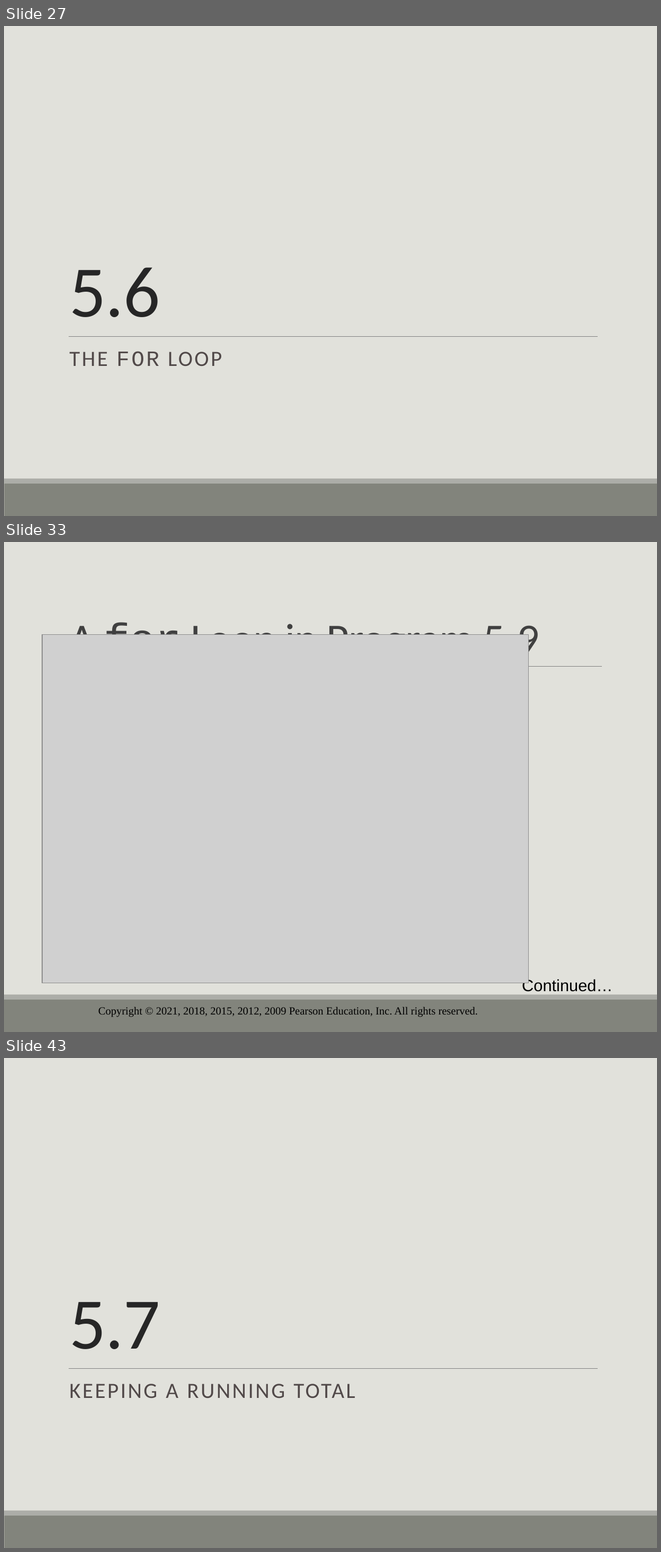
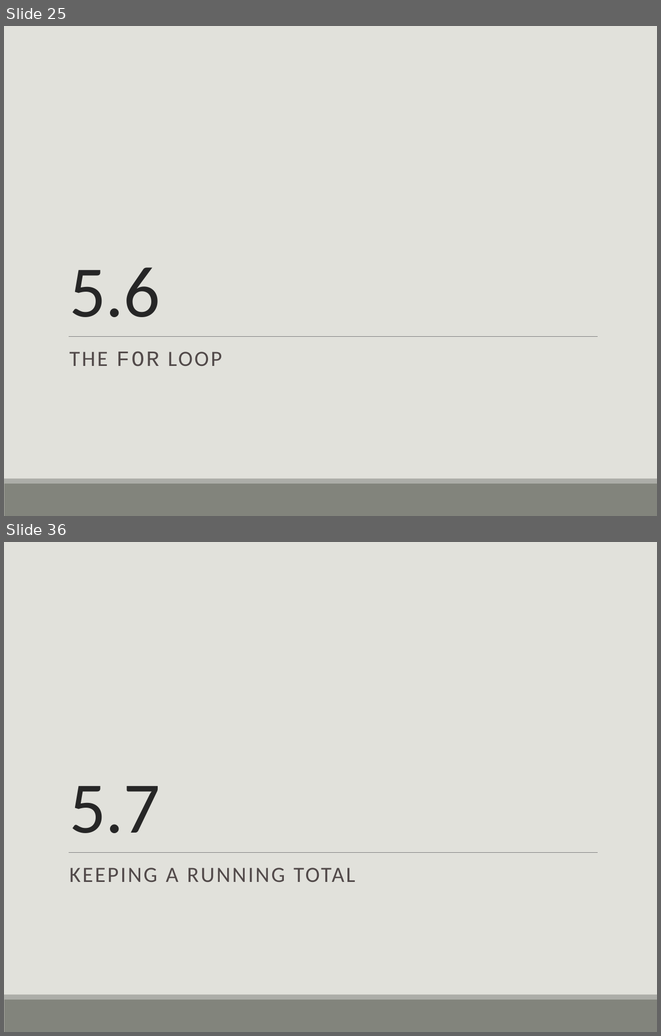
Before and after one commit to drolsonmi/eng1400, a slide deck: 1400_05_Loops and Files.pptx. Shown one above the other, each under a label of ours: slides 27, 33 and 43 before the commit, slides 25 and 36 after it; the slides between them are not shown. The pictures are 661x1552 and 661x1036 pixels, drawn with LibreOffice and Linux fonts; fonts in the diff are those of the drawing; grey boxes stand for pictures; background and template pictures are left out. Boxes give left, top, right and bottom in pixels: in the first picture for what was removed or moved away, otherwise in the second. Text is boxed around its words. In the diff, an @@ line names an element or a change of style, - is before the commit and + after.

```diff
--- a/1400_05_Loops and Files.pptx
+++ b/1400_05_Loops and Files.pptx
@@ slide 33 removed at [4,542,657,1032], background #E1E1DB; not listed: 2 template elements that a slide beside it also shows @@
@@ picture removed at [42,635,528,983] @@
@@ title removed at [69,623,540,664] @@
-A for Loop in Program 5-9
@@ line removed from (68, 666) to (601, 666) @@
@@ text removed at [522,978,612,991] @@
-Continued…
@@ text removed at [98,1007,478,1017] @@
-Copyright © 2021, 2018, 2015, 2012, 2009 Pearson Education, Inc. All rights reserved.
@@ what was slide 27 is now slide 25 @@
@@ what was slide 43 is now slide 36 @@
```
Also in this commit, not shown: 16 slides changed, 8 other slides removed, 3 other files.
